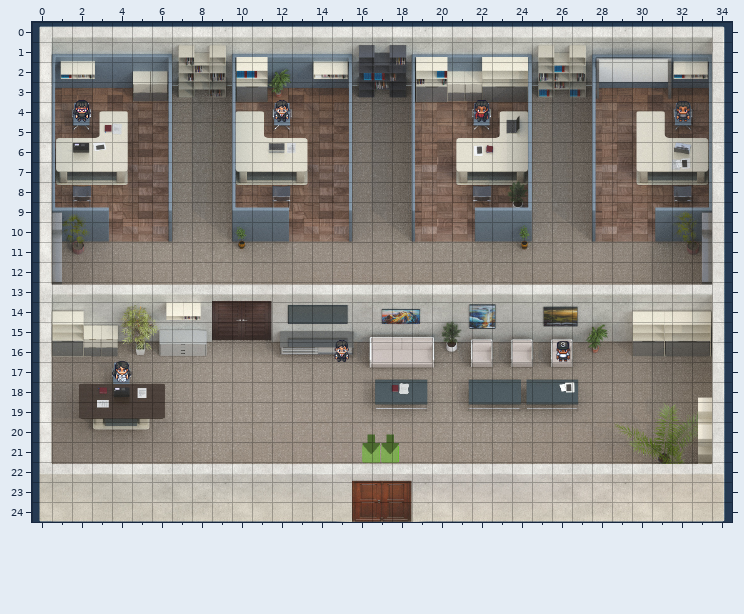
Two versions of a level (Tiled map (JSON), Job.tmj). Above: the version before the commit.
Cells are 32x32 px. Shown: x 0..34, y 0..24.
Now the later version:
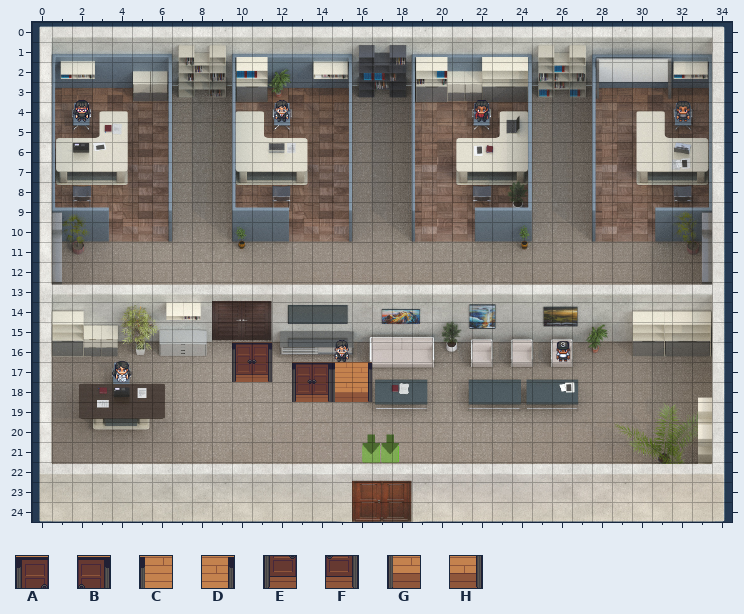
Key: from "Game room_furn": A 128, B 129, C 130, D 131, E 153, F 154, G 155, H 156.
_ is an empty cell, . an unchanged one.
Tiles of an added or newly shown layer are drawn over the layers below it.
Difference:
--- layer "floor/floor2"
@@ x 13..16 @@
-17 ____
-18 ____
+17 ABCD
+18 EFGH
--- layer "Doors/door_closed" (added)
@@ x 10..11 @@
-16 __
-17 __
+16 AB
+17 EF
Changed places in both pictures, as pixel boxes (x1, y1, x2, y2):
added: (232, 342, 272, 382)
added: (292, 362, 372, 402)
